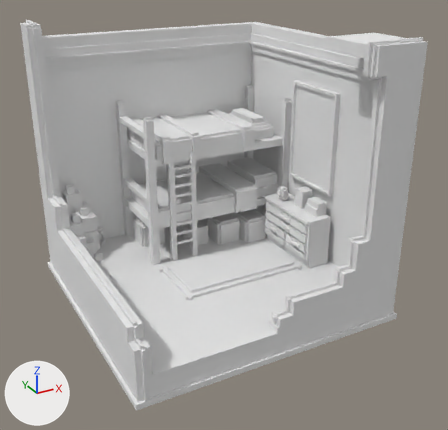
One commit to the OBJ model MorayGameJam17/Assets/Models/Room_2.obj: the scene before it, then after it.
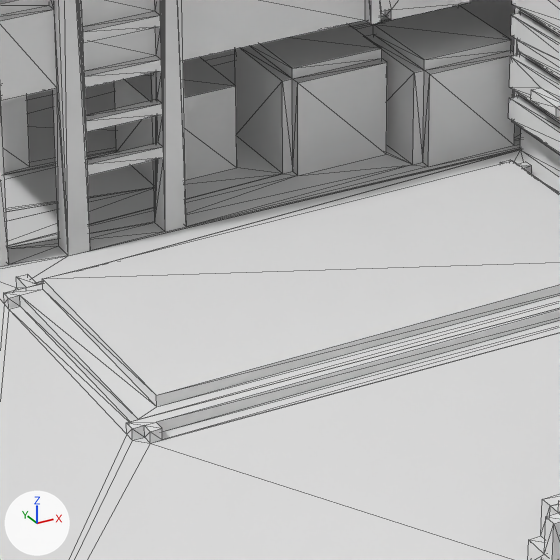
There are two pictures of each version: one whole from a 50 mm camera at (-98.3, -190.8, 126.7) aimed at (2.0, -8.5, 35.6), one close up on the part from 35% to 62% of the width and 48% to 76% of the height. Lighting does not change. The marker at lower left points along +X, +Y and +Z. The close-ups show mesh edges as thin lines. Where no turn or scale is listed for an object, it has been applied to the vertices. Vertices at the same position are counted once.

The older version as bpy lines, for what is in view:
```python
me_room_2 = bpy.data.meshes.new('Room_2')
me_room_2.from_pydata(...)  # 1513 vertices, 3106 faces; spans x -51.0..51.0, y -51.0..51.0, z 0.0..101.0
me_room_2.materials.append(mat_palette)  # white #e7e7e7
ob_room_2 = bpy.data.objects.new('Room_2', me_room_2)
ob_room_2.location = (0.0, 0.0, 0.0)
```
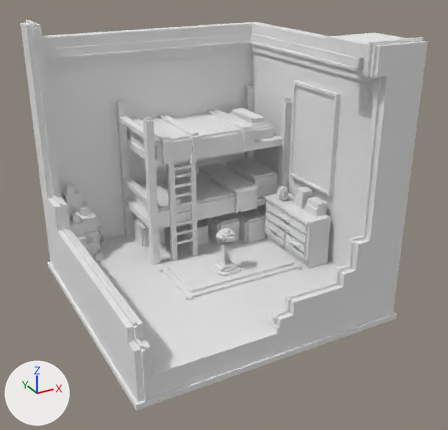
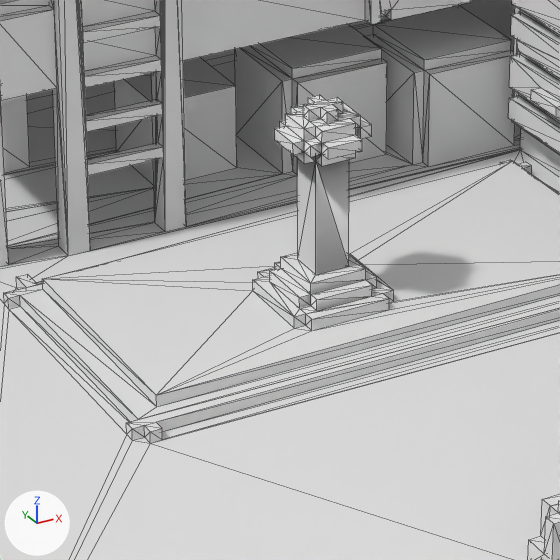
Pixel boxes (x1, y1, x2, y2) of what changed, in the close-ups (560 x 560 px):
part 1 of me_room_2, built on
    before: (43, 161, 560, 395)
    after: (43, 95, 560, 395)

Edits to the bpy script that builds the scene:
```text
Change me_room_2:
    used by ob_room_2; location = (0.0, 0.0, 0.0)
    remove me_room_2.from_pydata(...)  # 1513 vertices, 3106 faces; spans x -51.0..51.0, y -51.0..51.0, z 0.0..101.0
    add me_room_2.from_pydata(...)  # 1699 vertices, 3586 faces; spans x -51.0..51.0, y -51.0..51.0, z 0.0..101.0
    me_room_2 part 1
    2 faces are deleted
    72 vertices are added at x -1.0..8.0, y -12.0..-3.0, z 12.0..27.0
    64 new vertices lie (0.0, 0.0, 1.0) away from vertices in x -1.0..8.0, y -12.0..-3.0, z 12.0..27.0
    35 new vertices lie (0.0, 0.0, 1.0) away from vertices in x 0.0..7.0, y -11.0..-4.0, z 13.0..28.0
    15 new vertices lie (0.0, 0.0, 1.0) away from vertices in x 1.0..6.0, y -10.0..-5.0, z 14.0..27.0
    482 new faces join them
```
